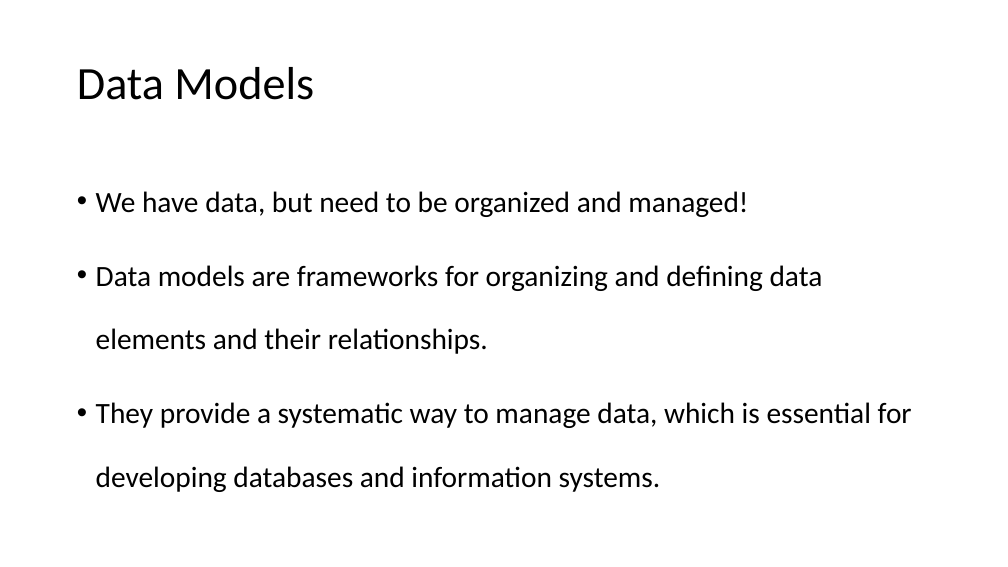
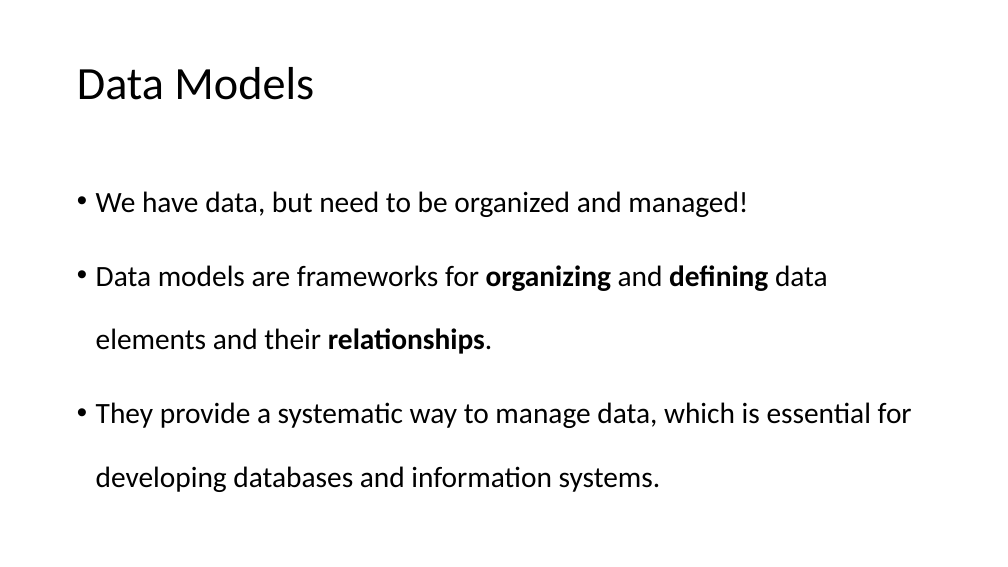
Before and after one commit to motazsaad/Exploratory-Analysis-of-Big-Data, a slide deck: slide 2 of PPT slides/02 EDABDC - Data Models - part 1.pptx. Drawn at 1008x567 pixels with LibreOffice and Linux fonts; fonts in the diff are those of the drawing. Boxes give left, top, right and bottom in pixels: in the first picture for what was removed or moved away, otherwise in the second. Text is boxed around its words. In the diff, an @@ line names an element or a change of style, - is before the commit and + after.

Commit message:
update slides

```diff
--- a/PPT slides/02 EDABDC - Data Models - part 1.pptx
+++ b/PPT slides/02 EDABDC - Data Models - part 1.pptx
@@ text at [96, 265, 828, 354]: bold on in "organizing defining relationships." @@
```
Also in this commit, not shown: 2 other files.
